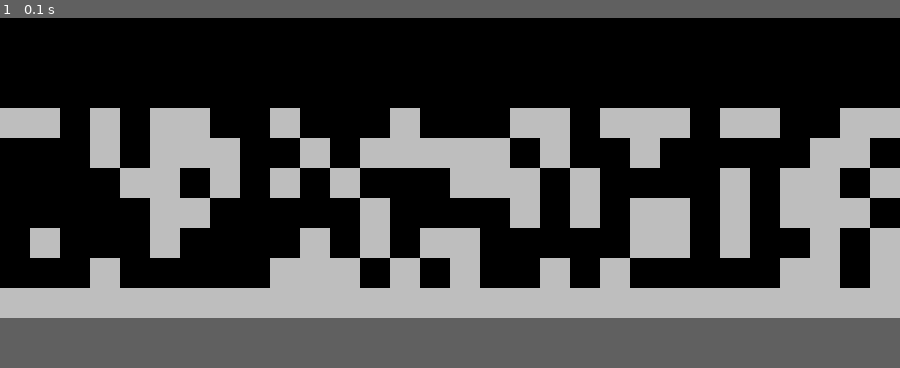
Above: before the commit, frame 1.
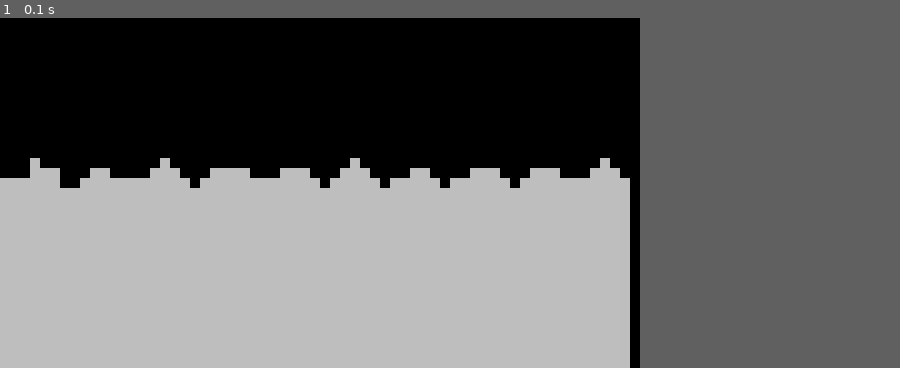
Above: after the commit, the same moment.

Repository: crackheadforya/pygame_fuckery
Game: pygame game, started from game.py
Same seed, same stepped clock (60 frames per second), same inputs: the game is played once before the commit and once after it.
Inputs:
- Up to frame 1 (0.1 s): no input
In our replay, the window is 900x300 before the commit and 640x350 after it. These sizes can differ from the game's own. Grey fills any space a smaller window leaves; there, only what the larger window draws over its background counts as a difference.

The runs differ from the first frame. In frame 1, 32% of the frame differs, in the area x 0-100%, y 25-100%.

Commit message:
Second commit:insanity and terrain

Diff:
--- a/game.py
+++ b/game.py
@@ -2,11 +2,13 @@
 import pygame,sys
 from settings import *
 from level import Level
+from pygame.locals import *
 pygame.init()
 clock = pygame.time.Clock()
+pygame.display.set_caption("teraain tries")
 
 
-screen = pygame.display.set_mode((screen_width,screen_height))
+screen = pygame.display.set_mode((screen_width,screen_height),HWSURFACE|DOUBLEBUF|RESIZABLE)
 level = Level(level_map,screen)
 
 while True:
@@ -19,6 +21,8 @@
                 pygame.quit()
                 sys.exit()
 
+
+
     screen.fill('black')
     level.run()
     pygame.display.update()
--- a/settings.py
+++ b/settings.py
@@ -1,12 +1,48 @@
 import random
+import numpy as np
+
+level_map_vertical = []
+def f(x):
+    return int(18+np.sin(x)+np.random.normal(scale=0.2, size=1))
+for i in range(1,64):
+    x = f(i)
+
+    stringer = ''
+    for i in range(1,37):
+        if x==i:
+            stringer+="X"*(37-i)
+            i+=(37-i)
+        else:stringer+="_"
+    print(stringer)
+    level_map_vertical.append(stringer)
+#level_map = level_map_vertical
+'''level_map=[]
+stringer_horizontal=''
+for j in level_map_vertical:
+    for k in j:
+        stringer_horizontal+=k
+print(stringer_horizontal)
+level_map.append[(stringer)'''
+stringer_new=''
+level_map=[]
+for i in range(1,36):
+    for x in level_map_vertical:
+        stringer_new+=x[i]
+
+    level_map.append(stringer_new)
+    stringer_new=''
 
 
-level_map = []
+
+
+
+
+'''
 stringer = ''
-for i in range(9):
-    for j in range(30):
-        if i < 3:
-            stringer = '                              '
+for i in range(35):
+    for j in range(64):
+        if i < 12:
+            stringer = 'aaaaaaaaaaaaaaaaaaaaaaaaaaaaaaaaaaaaaaaaaaaaaaaaaaaaaaaaaaaaaaaa'
         else:
             landornot = random.randint(0,10)
             if landornot > 5:
@@ -17,10 +53,10 @@
     #print(stringer)
     level_map.append(stringer)
     stringer=''
-level_map.append('XXXXXXXXXXXXXXXXXXXXXXXXXXXXXX')
+level_map.append('XXXXXXXXXXXXXXXXXXXXXXXXXXXXXXXXXXXXXXXXXXXXXXXXXXXXXXXXXXXXXXXX')
 print(level_map)
 
-'''level_map = [
+level_map = [
      '                             X',
      '                             X',
      '                             X',
@@ -32,6 +68,6 @@
      'XXXXXXXXXXXXXXXXXXXXXXXXXXXXXX',
 ]'''
 print(level_map)
-tile_size = 30
-screen_width = 900
+tile_size = 10
+screen_width = 640
 screen_height = len(level_map)*tile_size
--- /dev/null
+++ b/terrain_top_gen.py
@@ -0,0 +1,13 @@
+import matplotlib.pyplot as plt
+import numpy as np
+
+def f(x):
+    return 18+np.sin(x) + np.random.normal(scale=0.2, size=len(x))
+
+
+x = np.linspace(1,64)
+plt.ylim(0,36)
+
+plt.plot(x, f(x))
+
+plt.show()
